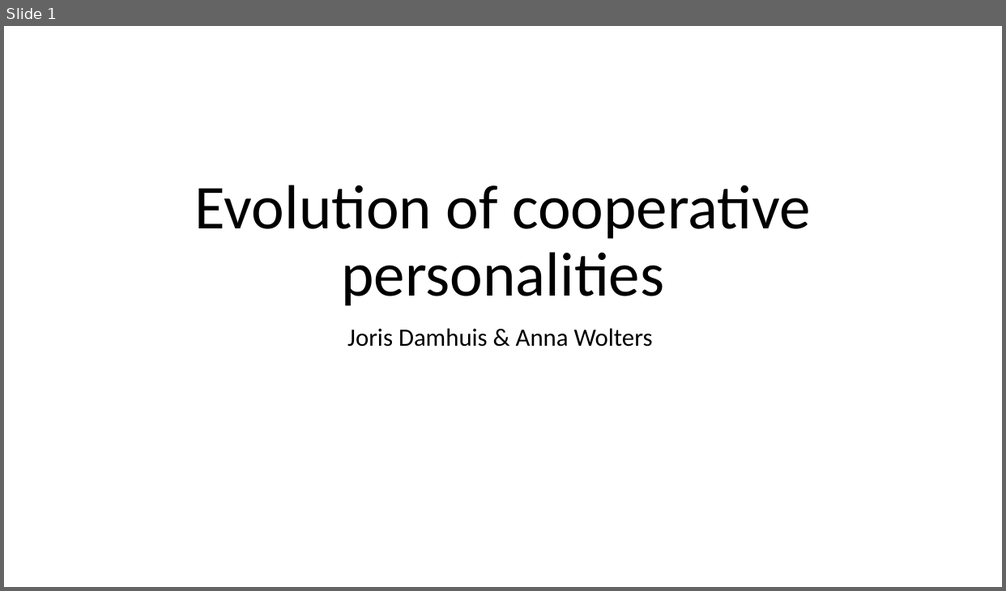
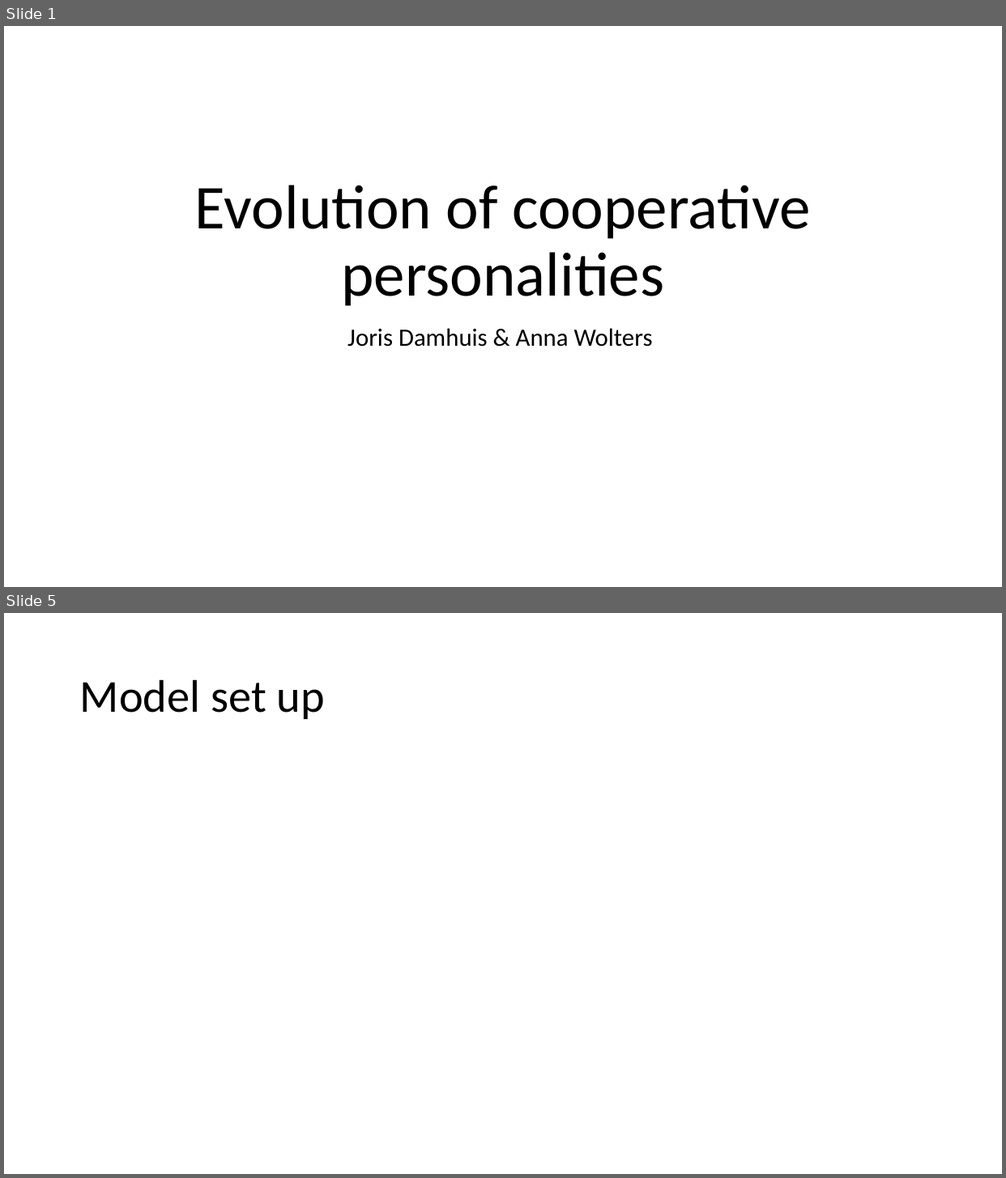
Before and after one commit to J-Damhuis/Cooperation, a slide deck: Presentations/Presentation_17-12-2018.pptx. Shown one above the other, each under a label of ours: slide 1 before the commit, slides 1 and 5 after it; the slides between them are not shown. The pictures are 1006x591 and 1006x1178 pixels, drawn with LibreOffice and Linux fonts; fonts in the diff are those of the drawing; grey boxes stand for pictures. Boxes give left, top, right and bottom in pixels: in the first picture for what was removed or moved away, otherwise in the second. Text is boxed around its words. In the diff, an @@ line names an element or a change of style, - is before the commit and + after.

```diff
--- a/Presentations/Presentation_17-12-2018.pptx
+++ b/Presentations/Presentation_17-12-2018.pptx
@@ slide 5 added at bbox=[4, 613, 1002, 1174], background #FFFFFF @@
@@ title added at bbox=[80, 679, 325, 719], 44 pt, text #000000 @@
+Model set up
```
Also in this commit, not shown: 6 slides changed, 9 other slides added, 2 slides removed, 1 other file.
